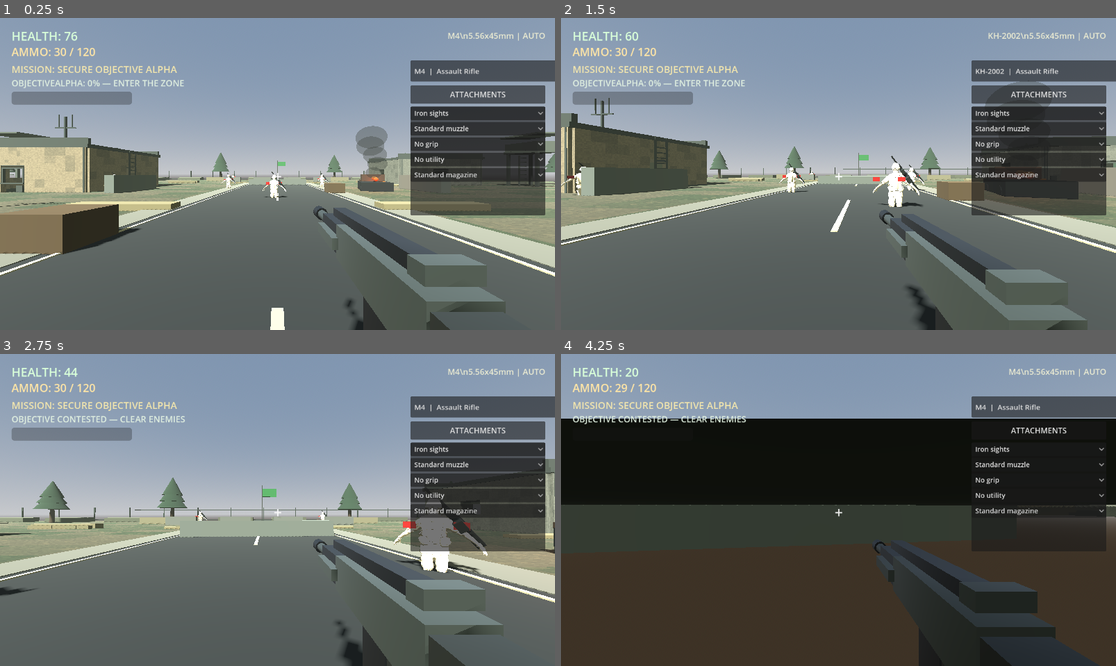
Above: before the commit, frames 1-4 (two rows, left to right).
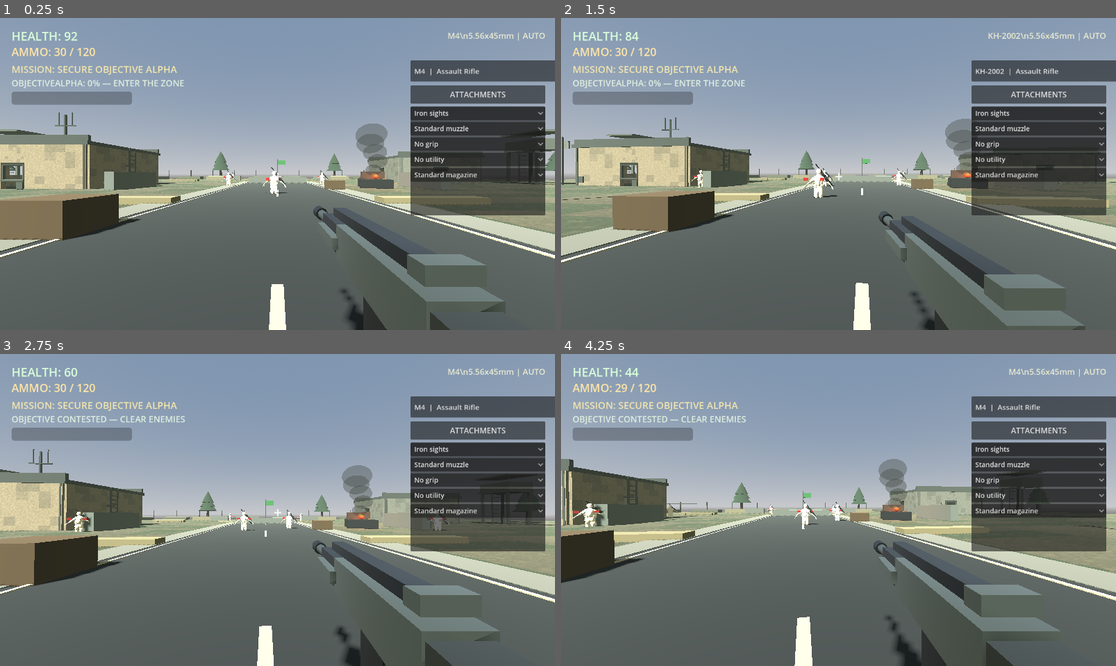
Above: after the commit, the same moments.

Repository: leefortine86-eng/Hunger-For-War
Game: Godot game, scene res://scenes/main.tscn
The game is run twice, just before and just after one commit, with the same random seed, the same clock (stepped at 60 frames per second) and the same inputs.
Inputs (mouse positions are in pixels of both pictures, inside the frame that each line leads up to):
- Up to frame 1 (0.25 s): no input
- Up to frame 2 (1.5 s): tap Enter at 0.5 s; move the mouse to (866, 174) at 0.52 s; hold W (move_forward) from 0.53 s (still down); tap R at 0.6 s; click (866, 174) at 0.67 s; tap Space at 0.77 s; move the mouse to (810, 174) at 1.27 s; tap Q at 1.35 s
- Up to frame 3 (2.75 s): keep holding W (move_forward); tap Space at 1.52 s; move the mouse to (288, 503) at 2.02 s; tap E at 2.1 s
- Up to frame 4 (4.25 s): keep holding W (move_forward); move the mouse to (832, 516) at 2.77 s; tap Shift at 2.85 s; click (832, 516) at 2.92 s; tap Space at 3.02, 3.77 s; move the mouse to (877, 513) at 3.52 s; hold Z from 3.53 s (still down)

The runs differ from the first frame. In frame 1, 9.8% of the frame differs, in the area x 0-100%, y 4-100%; in frame 2, 18%; in frame 3, 17%; in frame 4, 74%.
Error after the commit: Invalid call. Nonexistent function 'set_stance' in base 'Camera3D'. (res://scripts/player.gd:528)

Commit message:
Delegate player physics to movement and camera components

Diff:
--- a/scripts/player.gd
+++ b/scripts/player.gd
@@ -7,6 +7,7 @@
 
 var health: float = 100.0
 var gravity: float = 20.0
+@onready var movement: PlayerMovement = $Movement
 var mobile_move := Vector2.ZERO
 var joystick_touch_id := -1
 var look_touch_id := -1
@@ -510,54 +511,22 @@
     if is_instance_valid(reload_button):
         reload_button.disabled = weapon.reloading or weapon.ammo_in_magazine == weapon.magazine_size or weapon.reserve_ammo <= 0
     if is_instance_valid(camera):
-        var target_fov := 48.0 if aiming else 75.0
-        camera.fov = move_toward(camera.fov, target_fov, 100.0 * get_process_delta_time())
+        camera.set_aiming(aiming)
     if is_instance_valid(crosshair_label):
         crosshair_label.visible = not aiming
 
-func _physics_process(delta):
+func _physics_process(delta: float) -> void:
     var input_dir: Vector2 = (Input.get_vector("move_left", "move_right", "move_forward", "move_back") + mobile_move).limit_length(1.0)
-    var direction = (transform.basis * Vector3(input_dir.x, 0, input_dir.y)).normalized()
-
     var sprinting := Input.is_key_pressed(KEY_SHIFT) or Input.is_action_pressed("sprint") or mobile_sprint
     var prone := Input.is_key_pressed(KEY_Z) or mobile_prone
     var crouching := Input.is_key_pressed(KEY_CTRL) or Input.is_action_pressed("crouch") or mobile_crouch
-    var current_speed := move_speed
-    if prone:
-        current_speed = move_speed * 0.20
-    elif crouching:
-        current_speed = move_speed * 0.45
-    elif sprinting:
-        current_speed = move_speed * 1.55
-
-    velocity.x = direction.x * current_speed
-    velocity.z = direction.z * current_speed
-
     var jump_key_down := Input.is_key_pressed(KEY_SPACE) or Input.is_action_pressed("jump")
-    if jump_key_down and not jump_key_was_down and is_on_floor() and not crouching and not prone:
-        velocity.y = 6.0
+    var jump_requested := (jump_key_down and not jump_key_was_down) or mobile_jump_requested
     jump_key_was_down = jump_key_down
-
-    if mobile_jump_requested:
-        if is_on_floor() and not crouching and not prone:
-            velocity.y = 6.0
-        mobile_jump_requested = false
-
-    if not is_on_floor():
-        velocity.y -= gravity * delta
-    elif velocity.y < 0.0:
-        velocity.y = 0.0
-
-    # Keep the camera at a fixed height for each stance. The movement stick
-    # only changes horizontal velocity; looking is handled by the right side.
-    var capsule := body_collision.shape as CapsuleShape3D
-    if capsule:
-        var target_height := 0.65 if prone else (1.2 if crouching else 1.8)
-        capsule.height = move_toward(capsule.height, target_height, 3.0 * delta)
-        body_collision.position.y = capsule.height * 0.5
-
-    var target_camera_height := 0.48 if prone else (1.05 if crouching else 1.55)
-    camera.position = Vector3(0.0, target_camera_height, 0.0)
+    mobile_jump_requested = false
+
+    camera.set_stance(prone, crouching)
+    movement.physics_step(delta, input_dir, sprinting, crouching, prone, jump_requested)
 
     if is_instance_valid(sprint_button):
         sprint_button.text = "SPRINT ON" if mobile_sprint else "SPRINT"
@@ -566,8 +535,6 @@
     if is_instance_valid(prone_button):
         prone_button.text = "GET UP" if mobile_prone else "PRONE"
 
-    move_and_slide()
-
 func take_damage(amount: float):
     health = max(health - amount, 0.0)
     print("Player health: ", health, "/", max_health)
